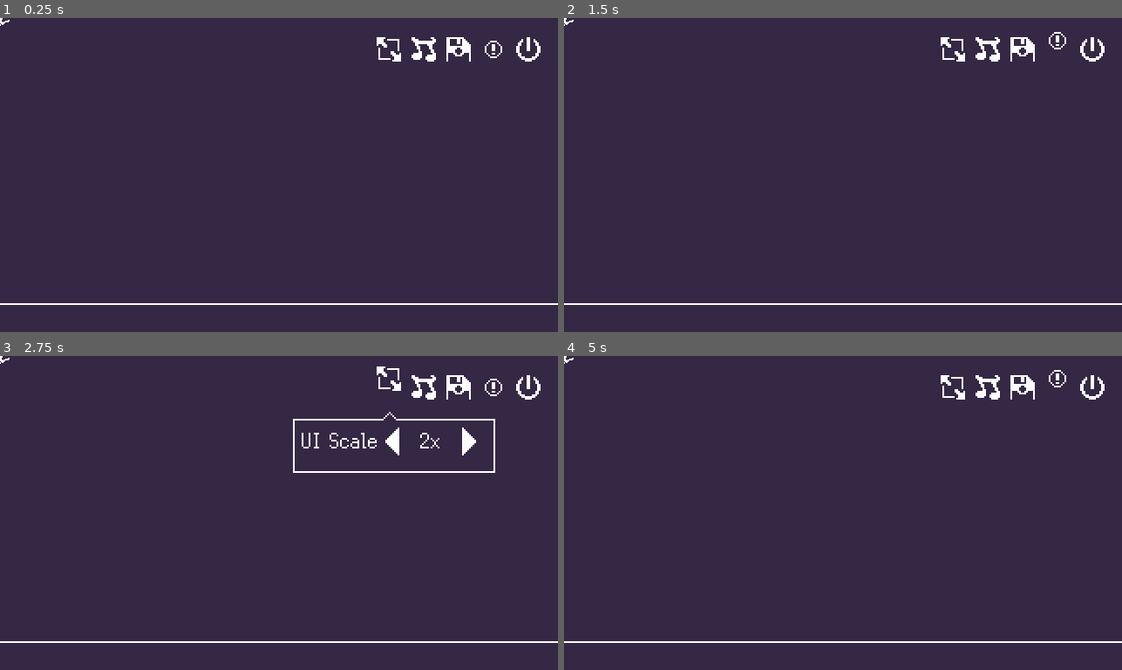
Above: before the commit, frames 1-4 (two rows, left to right).
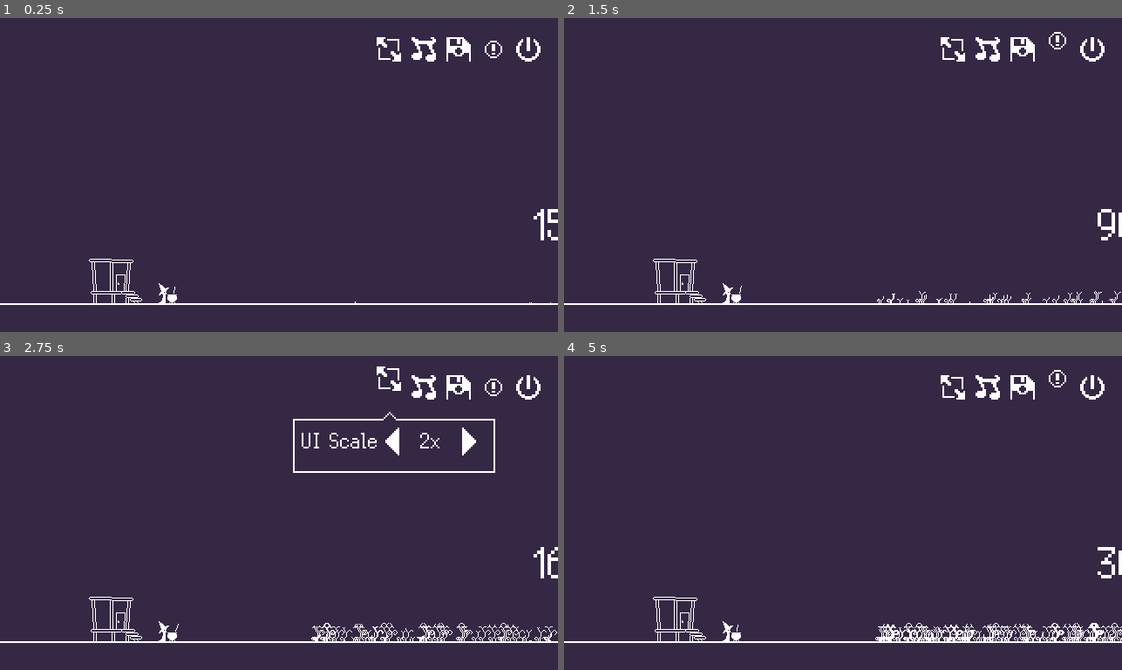
Above: after the commit, the same moments.

Repository: nicokumike/MajoKara
Game: Godot game, scene res://main.tscn
Two runs of this game, one before a commit and one after it. Both use one fixed random seed, a clock stepped at 60 frames per second and the inputs below.
Inputs (mouse positions are in pixels of both pictures, inside the frame that each line leads up to):
- Up to frame 1 (0.25 s): no input
- Up to frame 2 (1.5 s): click (954, 49) at 0.5 s; click (1055, 49) at 1.25 s
- Up to frame 3 (2.75 s): click (390, 387) at 2 s
- Up to frame 4 (5 s): click (965, 440) at 2.75 s; click (1071, 399) at 3.5 s; click (1055, 387) at 4.25 s

The runs differ from the first frame. In frame 1, 0.5% of the frame differs, in the area x 0-100%, y 0-91%; in frame 2, 0.7%; in frame 3, 1.2%; in frame 4, 1.6%.

Commit message:
plant growth

Diff:
--- a/Entities/Environment/ground.gd
+++ b/Entities/Environment/ground.gd
@@ -1,6 +1,10 @@
 extends Node2D
 
 @onready var resize_timer = $"../Resize_Timer"
+@onready var forest = $Forest
+@onready var planter = $Forest/Planter
+@onready var PLANT = preload("res://Entities/Plants/bulb_plant.tscn")
+
 
 func _ready():
 	position.y = get_viewport().get_visible_rect().size.y - 32
--- a/Entities/Environment/ground.tscn
+++ b/Entities/Environment/ground.tscn
@@ -1,7 +1,57 @@
-[gd_scene load_steps=3 format=3 uid="uid://y56dift1p0bn"]
+[gd_scene load_steps=12 format=3 uid="uid://y56dift1p0bn"]
 
 [ext_resource type="Script" uid="uid://h0xw8ngtc1ls" path="res://Entities/Environment/ground.gd" id="1_xacfp"]
+[ext_resource type="Texture2D" uid="uid://so00qvqpbpoh" path="res://Assets/Entities/Buildings/WitchHouseTest.png" id="3_oca3b"]
 [ext_resource type="FontFile" uid="uid://cxbu7mq3tdt0i" path="res://Assets/Fonts/Silver.ttf" id="3_x0arr"]
+[ext_resource type="Texture2D" uid="uid://cjspc38qngl7l" path="res://Assets/Entities/Buildings/Cauldron.png" id="4_oca3b"]
+[ext_resource type="Texture2D" uid="uid://dlot1vbhnuh4d" path="res://Assets/Entities/Characters/MajoKara.png" id="5_wcb51"]
+[ext_resource type="Script" uid="uid://dpsa1igwwgwj1" path="res://Entities/Environment/planter.gd" id="7_d6xj7"]
+[ext_resource type="Theme" uid="uid://g8abk264gjw4" path="res://Assets/UI/Themes/label.tres" id="7_rt06b"]
+
+[sub_resource type="Animation" id="Animation_wcb51"]
+resource_name = "Stir"
+length = 1.8
+loop_mode = 1
+step = 0.1
+tracks/0/type = "value"
+tracks/0/imported = false
+tracks/0/enabled = true
+tracks/0/path = NodePath(".:frame")
+tracks/0/interp = 1
+tracks/0/loop_wrap = true
+tracks/0/keys = {
+"times": PackedFloat32Array(0, 0.1, 0.2, 0.3, 0.4, 0.5, 0.6, 0.7, 0.8, 0.9, 1, 1.1, 1.2, 1.3, 1.4, 1.5, 1.6, 1.7),
+"transitions": PackedFloat32Array(1, 1, 1, 1, 1, 1, 1, 1, 1, 1, 1, 1, 1, 1, 1, 1, 1, 1),
+"update": 1,
+"values": [0, 1, 2, 3, 4, 5, 6, 7, 8, 9, 10, 11, 12, 13, 14, 15, 16, 17]
+}
+
+[sub_resource type="Animation" id="Animation_3ryhh"]
+length = 0.001
+tracks/0/type = "value"
+tracks/0/imported = false
+tracks/0/enabled = true
+tracks/0/path = NodePath(".:frame")
+tracks/0/interp = 1
+tracks/0/loop_wrap = true
+tracks/0/keys = {
+"times": PackedFloat32Array(0),
+"transitions": PackedFloat32Array(1),
+"update": 1,
+"values": [0]
+}
+
+[sub_resource type="AnimationLibrary" id="AnimationLibrary_d6xj7"]
+_data = {
+&"RESET": SubResource("Animation_3ryhh"),
+&"Stir": SubResource("Animation_wcb51")
+}
+
+[sub_resource type="Curve2D" id="Curve2D_3ryhh"]
+_data = {
+"points": PackedVector2Array(0, 0, 0, 0, 800, 0, 0, 0, 0, 0, 200, 0)
+}
+point_count = 2
 
 [node name="Ground" type="Node2D"]
 script = ExtResource("1_xacfp")
@@ -21,3 +71,48 @@
 [node name="Line2D" type="Line2D" parent="."]
 points = PackedVector2Array(-5000, 0, 5000, 0)
 width = 2.0
+
+[node name="WitchHouseTest" type="Sprite2D" parent="."]
+position = Vector2(134, -33)
+texture = ExtResource("3_oca3b")
+
+[node name="Cauldron" type="Sprite2D" parent="."]
+position = Vector2(198, -12)
+texture = ExtResource("4_oca3b")
+hframes = 18
+
+[node name="AnimationPlayer" type="AnimationPlayer" parent="Cauldron"]
+libraries = {
+&"": SubResource("AnimationLibrary_d6xj7")
+}
+autoplay = "Stir"
+speed_scale = 3.0
+
+[node name="MajoKara" type="Sprite2D" parent="."]
+position = Vector2(188, -12)
+texture = ExtResource("5_wcb51")
+hframes = 4
+
+[node name="Forest" type="Path2D" parent="."]
+position = Vector2(156, 0)
+curve = SubResource("Curve2D_3ryhh")
+
+[node name="Planter" type="PathFollow2D" parent="Forest"]
+position = Vector2(800, 0)
+rotation = 3.14159
+rotates = false
+script = ExtResource("7_d6xj7")
+
+[node name="Timer" type="Timer" parent="Forest"]
+wait_time = 0.001
+autostart = true
+
+[node name="Count" type="Label" parent="."]
+offset_left = 612.0
+offset_top = -121.0
+offset_right = 684.0
+offset_bottom = -37.0
+theme = ExtResource("7_rt06b")
+theme_override_font_sizes/font_size = 76
+
+[connection signal="timeout" from="Forest/Timer" to="Forest/Planter" method="_on_timer_timeout"]
--- /dev/null
+++ b/Entities/Environment/planter.gd
@@ -0,0 +1,16 @@
+extends PathFollow2D
+
+@onready var planter = $"."
+@onready var PLANT = preload("res://Entities/Plants/bulb_plant.tscn")
+@onready var ground = $"../.."
+var counted = 0
+@onready var count = $"../../Count"
+
+func _on_timer_timeout():
+	var plant_point = randf_range(0, 1)
+	planter.progress_ratio = plant_point
+	var to_be_plant = PLANT.instantiate()
+	ground.add_child(to_be_plant)
+	to_be_plant.global_position = planter.global_position
+	counted += 1
+	count.text = str(counted)
--- /dev/null
+++ b/Entities/Plants/bulb_plant.tscn
@@ -0,0 +1,55 @@
+[gd_scene load_steps=5 format=3 uid="uid://b6808bwo6hi72"]
+
+[ext_resource type="Texture2D" uid="uid://q2r5y83e7dby" path="res://Assets/Entities/Plants/bulbplant.png" id="1_m5gh2"]
+
+[sub_resource type="Animation" id="Animation_d6xj7"]
+resource_name = "BulbGrowth"
+length = 2.5
+loop_mode = 1
+step = 0.1
+tracks/0/type = "value"
+tracks/0/imported = false
+tracks/0/enabled = true
+tracks/0/path = NodePath(".:frame")
+tracks/0/interp = 1
+tracks/0/loop_wrap = true
+tracks/0/keys = {
+"times": PackedFloat32Array(0, 0.1, 0.2, 0.3, 0.4, 0.5, 0.6, 0.7, 0.8, 0.9, 1, 1.1, 1.2, 1.3, 1.4, 1.5, 1.6, 1.7, 1.8, 1.9, 2, 2.1, 2.2, 2.3, 2.4),
+"transitions": PackedFloat32Array(1, 1, 1, 1, 1, 1, 1, 1, 1, 1, 1, 1, 1, 1, 1, 1, 1, 1, 1, 1, 1, 1, 1, 1, 1),
+"update": 1,
+"values": [0, 1, 2, 3, 4, 5, 6, 7, 8, 9, 10, 11, 12, 13, 14, 15, 16, 17, 18, 19, 20, 21, 22, 23, 24]
+}
+
+[sub_resource type="Animation" id="Animation_rt06b"]
+length = 0.001
+tracks/0/type = "value"
+tracks/0/imported = false
+tracks/0/enabled = true
+tracks/0/path = NodePath(".:frame")
+tracks/0/interp = 1
+tracks/0/loop_wrap = true
+tracks/0/keys = {
+"times": PackedFloat32Array(0),
+"transitions": PackedFloat32Array(1),
+"update": 1,
+"values": [0]
+}
+
+[sub_resource type="AnimationLibrary" id="AnimationLibrary_4e8f1"]
+_data = {
+&"BulbGrowth": SubResource("Animation_d6xj7"),
+&"RESET": SubResource("Animation_rt06b")
+}
+
+[node name="BulbPlant" type="Node2D"]
+
+[node name="Bulbplant" type="Sprite2D" parent="."]
+position = Vector2(2, -16)
+texture = ExtResource("1_m5gh2")
+hframes = 25
+
+[node name="AnimationPlayer" type="AnimationPlayer" parent="Bulbplant"]
+libraries = {
+&"": SubResource("AnimationLibrary_4e8f1")
+}
+autoplay = "BulbGrowth"
--- a/UI/quit_button.gd
+++ b/UI/quit_button.gd
@@ -1,6 +1,40 @@
 extends Control
 
 @onready var v_box_container = $VBoxContainer
+@onready var labelsave = $VBoxContainer/QuitSettings/MarginContainer/NinePatchRect/Label
+@onready var labelquit = $VBoxContainer/QuitSettings2/MarginContainer/NinePatchRect/Label
+@onready var color_rectsave = $VBoxContainer/QuitSettings/MarginContainer/NinePatchRect/ColorRect
+@onready var color_rectquit = $VBoxContainer/QuitSettings2/MarginContainer/NinePatchRect/ColorRect
 
 func _ready():
 	v_box_container.scale = Vector2(GlobalSettings.ui_scale, GlobalSettings.ui_scale)
+
+
+
+
+func _on_save_quit_pressed():
+	get_tree().quit()
+
+
+func _on_quit_pressed():
+	get_tree().quit()
+
+
+func _on_quit_mouse_entered():
+	labelquit.modulate = Color(0.208, 0.157, 0.271)
+	color_rectquit.visible = true
+
+
+func _on_quit_mouse_exited():
+	labelquit.modulate = Color.WHITE
+	color_rectquit.visible = false
+
+
+func _on_save_quit_mouse_entered():
+	labelsave.modulate = Color(0.208, 0.157, 0.271)
+	color_rectsave.visible = true
+
+
+func _on_save_quit_mouse_exited():
+	labelsave.modulate = Color.WHITE
+	color_rectsave.visible = false
--- a/UI/quit_button.tscn
+++ b/UI/quit_button.tscn
@@ -77,6 +77,15 @@
 grow_vertical = 2
 theme_override_styles/panel = SubResource("StyleBoxFlat_4jidq")
 
+[node name="ColorRect" type="ColorRect" parent="VBoxContainer/QuitSettings/MarginContainer/NinePatchRect"]
+visible = false
+layout_mode = 1
+anchors_preset = 15
+anchor_right = 1.0
+anchor_bottom = 1.0
+grow_horizontal = 2
+grow_vertical = 2
+
 [node name="Label" type="Label" parent="VBoxContainer/QuitSettings/MarginContainer/NinePatchRect"]
 layout_mode = 1
 anchors_preset = 7
@@ -92,6 +101,18 @@
 text = "Save & Quit"
 horizontal_alignment = 1
 vertical_alignment = 1
+
+[node name="SaveQuit" type="Button" parent="VBoxContainer/QuitSettings"]
+self_modulate = Color(1, 1, 1, 0)
+layout_mode = 1
+anchors_preset = 15
+anchor_right = 1.0
+anchor_bottom = 1.0
+offset_left = -23.0
+offset_top = -5.0
+offset_right = 23.0
+grow_horizontal = 2
+grow_vertical = 2
 
 [node name="QuitSettings2" type="Label" parent="VBoxContainer"]
 layout_mode = 2
@@ -135,6 +156,15 @@
 grow_vertical = 2
 theme_override_styles/panel = SubResource("StyleBoxFlat_4jidq")
 
+[node name="ColorRect" type="ColorRect" parent="VBoxContainer/QuitSettings2/MarginContainer/NinePatchRect"]
+visible = false
+layout_mode = 1
+anchors_preset = 15
+anchor_right = 1.0
+anchor_bottom = 1.0
+grow_horizontal = 2
+grow_vertical = 2
+
 [node name="Label" type="Label" parent="VBoxContainer/QuitSettings2/MarginContainer/NinePatchRect"]
 layout_mode = 1
 anchors_preset = 7
@@ -150,3 +180,22 @@
 text = "Quit"
 horizontal_alignment = 1
 vertical_alignment = 1
+
+[node name="Quit" type="Button" parent="VBoxContainer/QuitSettings2"]
+self_modulate = Color(1, 1, 1, 0)
+layout_mode = 1
+anchors_preset = 15
+anchor_right = 1.0
+anchor_bottom = 1.0
+offset_left = -5.0
+offset_top = -5.0
+offset_right = 5.0
+grow_horizontal = 2
+grow_vertical = 2
+
+[connection signal="mouse_entered" from="VBoxContainer/QuitSettings/SaveQuit" to="." method="_on_save_quit_mouse_entered"]
+[connection signal="mouse_exited" from="VBoxContainer/QuitSettings/SaveQuit" to="." method="_on_save_quit_mouse_exited"]
+[connection signal="pressed" from="VBoxContainer/QuitSettings/SaveQuit" to="." method="_on_save_quit_pressed"]
+[connection signal="mouse_entered" from="VBoxContainer/QuitSettings2/Quit" to="." method="_on_quit_mouse_entered"]
+[connection signal="mouse_exited" from="VBoxContainer/QuitSettings2/Quit" to="." method="_on_quit_mouse_exited"]
+[connection signal="pressed" from="VBoxContainer/QuitSettings2/Quit" to="." method="_on_quit_pressed"]
--- /dev/null
+++ b/UI/title_screen.tscn
@@ -0,0 +1,113 @@
+[gd_scene load_steps=4 format=3 uid="uid://df0hjllri6ncv"]
+
+[ext_resource type="Theme" uid="uid://g8abk264gjw4" path="res://Assets/UI/Themes/label.tres" id="1_iaef4"]
+[ext_resource type="Texture2D" uid="uid://bq74mwa4la5ir" path="res://Assets/UI/NinePatchBox.png" id="2_coop4"]
+
+[sub_resource type="StyleBoxFlat" id="StyleBoxFlat_5whv5"]
+bg_color = Color(0.207843, 0.156863, 0.270588, 1)
+
+[node name="Control" type="Control"]
+layout_mode = 3
+anchors_preset = 8
+anchor_left = 0.5
+anchor_top = 0.5
+anchor_right = 0.5
+anchor_bottom = 0.5
+grow_horizontal = 2
+grow_vertical = 2
+
+[node name="VBoxContainer" type="VBoxContainer" parent="."]
+layout_mode = 1
+anchors_preset = 8
+anchor_left = 0.5
+anchor_top = 0.5
+anchor_right = 0.5
+anchor_bottom = 0.5
+offset_left = -23.5
+offset_top = -20.0
+offset_right = 23.5
+offset_bottom = 20.0
+grow_horizontal = 2
+grow_vertical = 2
+pivot_offset = Vector2(47, 33)
+
+[node name="Label" type="Label" parent="VBoxContainer"]
+layout_mode = 2
+theme = ExtResource("1_iaef4")
+theme_override_font_sizes/font_size = 38
+text = "MajoKara"
+
+[node name="Label" type="Label" parent="VBoxContainer/Label"]
+modulate = Color(0.983333, 1, 0, 1)
+layout_mode = 0
+offset_left = 66.0
+offset_top = 26.5
+offset_right = 120.0
+offset_bottom = 47.5
+rotation = -0.244346
+text = "prototype"
+
+[node name="QuitSettings2" type="Label" parent="VBoxContainer"]
+layout_mode = 2
+size_flags_horizontal = 3
+size_flags_vertical = 1
+theme = ExtResource("1_iaef4")
+text = "Quit"
+horizontal_alignment = 1
+vertical_alignment = 1
+visible_characters = 0
+visible_ratio = 0.0
+
+[node name="MarginContainer" type="MarginContainer" parent="VBoxContainer/QuitSettings2"]
+layout_mode = 1
+anchors_preset = 8
+anchor_left = 0.5
+anchor_top = 0.5
+anchor_right = 0.5
+anchor_bottom = 0.5
+offset_left = -11.5
+offset_top = -3.5
+offset_right = 11.5
+offset_bottom = 0.5
+grow_horizontal = 2
+grow_vertical = 2
+theme_override_constants/margin_left = -5
+theme_override_constants/margin_top = -5
+theme_override_constants/margin_right = -5
+theme_override_constants/margin_bottom = -4
+
+[node name="NinePatchRect" type="NinePatchRect" parent="VBoxContainer/QuitSettings2/MarginContainer"]
+layout_mode = 2
+texture = ExtResource("2_coop4")
+patch_margin_left = 1
+patch_margin_top = 1
+patch_margin_right = 1
+patch_margin_bottom = 1
+
+[node name="PanelContainer" type="PanelContainer" parent="VBoxContainer/QuitSettings2/MarginContainer/NinePatchRect"]
+visible = false
+z_index = -1
+layout_mode = 1
+anchors_preset = 15
+anchor_right = 1.0
+anchor_bottom = 1.0
+grow_horizontal = 2
+grow_vertical = 2
+theme_override_styles/panel = SubResource("StyleBoxFlat_5whv5")
+
+[node name="Label" type="Label" parent="VBoxContainer/QuitSettings2/MarginContainer/NinePatchRect"]
+layout_mode = 1
+anchors_preset = 8
+anchor_left = 0.5
+anchor_top = 0.5
+anchor_right = 0.5
+anchor_bottom = 0.5
+offset_left = -15.0
+offset_top = -7.04
+offset_right = 15.0
+offset_bottom = 13.96
+grow_horizontal = 2
+grow_vertical = 2
+text = "Start"
+horizontal_alignment = 1
+vertical_alignment = 1
--- a/main.tscn
+++ b/main.tscn
@@ -1,17 +1,14 @@
-[gd_scene load_steps=5 format=3 uid="uid://coals5d42dy5e"]
+[gd_scene load_steps=4 format=3 uid="uid://coals5d42dy5e"]
 
 [ext_resource type="PackedScene" uid="uid://y56dift1p0bn" path="res://Entities/Environment/ground.tscn" id="1_lquwl"]
 [ext_resource type="PackedScene" uid="uid://ca2sradfan2sr" path="res://UI/camera_base.tscn" id="2_7mycd"]
 [ext_resource type="PackedScene" uid="uid://bp63b4jst0q7r" path="res://UI/settings.tscn" id="4_1bvp3"]
-[ext_resource type="PackedScene" uid="uid://b0y64d8gapnei" path="res://Entities/Ojamajos/ojamajo.tscn" id="10_4c57u"]
 
 [node name="Main" type="Node2D"]
 
 [node name="CameraBase" parent="." instance=ExtResource("2_7mycd")]
 position = Vector2(320, 180)
 limit_bottom = 1188
-
-[node name="Ojamajo" parent="." instance=ExtResource("10_4c57u")]
 
 [node name="Ground" parent="." instance=ExtResource("1_lquwl")]
 
Binary file added: Assets/Entities/Buildings/Cauldron.png
Not shown, added: Assets/Entities/Buildings/Cauldron.png.import
Binary file added: Assets/Entities/Buildings/WitchHouseTest.png
Not shown, added: Assets/Entities/Buildings/WitchHouseTest.png.import
Binary file added: Assets/Entities/Characters/MajoKara.png
Not shown, added: Assets/Entities/Characters/MajoKara.png.import
Binary file added: Assets/Entities/Characters/Ojamajo.png
Not shown, added: Assets/Entities/Characters/Ojamajo.png.import
Binary file added: Assets/Entities/Plants/bulbplant.png
Not shown, added: Assets/Entities/Plants/bulbplant.png.import
Not shown, added: Entities/Environment/planter.gd.uid
